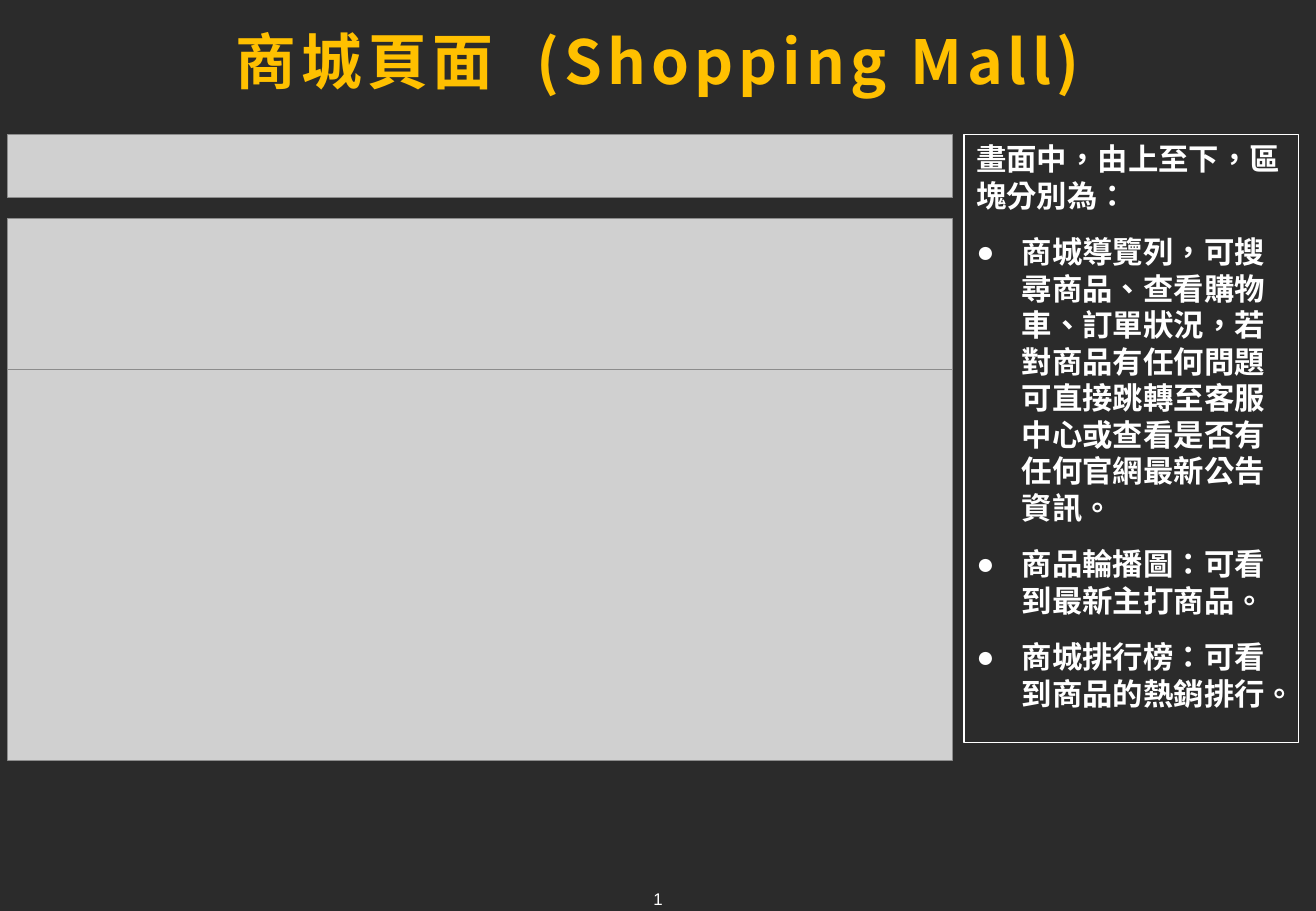
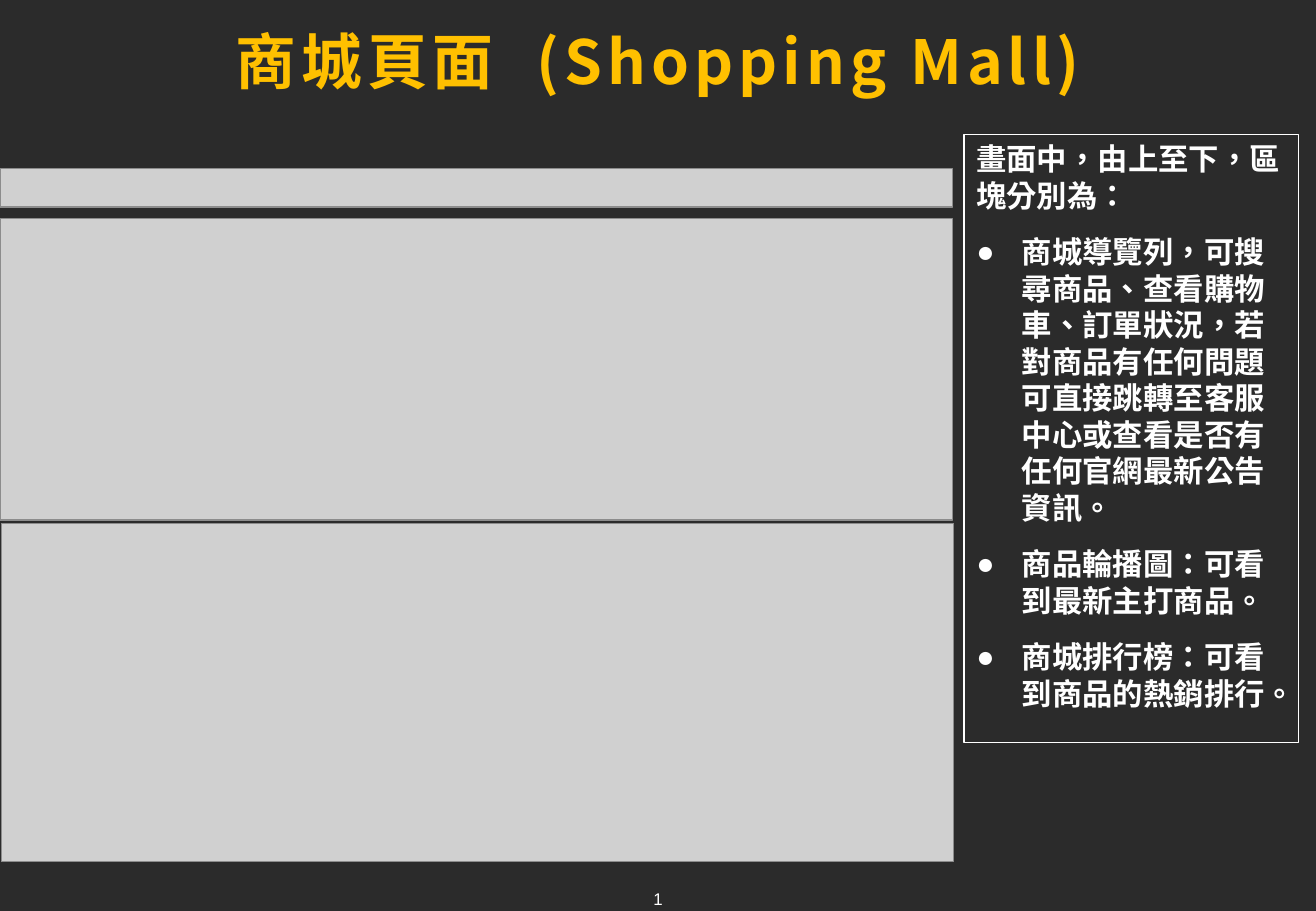
Before and after one commit to tim93009/FinalProject_GameForum, a slide deck: slide 1 of docs/ppt/chang.pptx. Drawn at 1316x911 pixels with LibreOffice and Linux fonts; fonts in the diff are those of the drawing; grey boxes stand for pictures; background and template pictures are left out; a plain dark background stands for a picture behind light text. Boxes give left, top, right and bottom in pixels: in the first picture for what was removed or moved away, otherwise in the second. Text is boxed around its words. In the diff, an @@ line names an element or a change of style, - is before the commit and + after.

```diff
--- a/docs/ppt/chang.pptx
+++ b/docs/ppt/chang.pptx
@@ picture removed at (7, 135, 953, 198) @@
@@ picture added at (0, 169, 953, 208) @@
@@ picture added at (0, 219, 953, 520) @@
@@ picture removed at (7, 219, 953, 369) @@
@@ picture removed at (7, 369, 953, 761) @@
@@ picture added at (1, 524, 954, 863) @@
```
Also in this commit, not shown: 2 other slides changed, 2 slides added.
